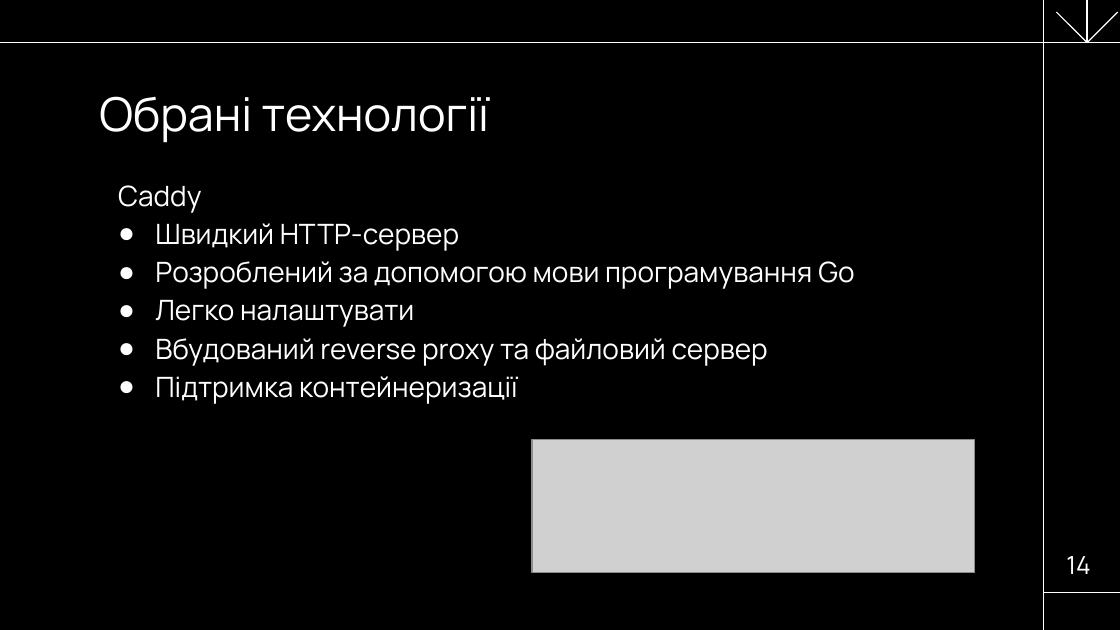
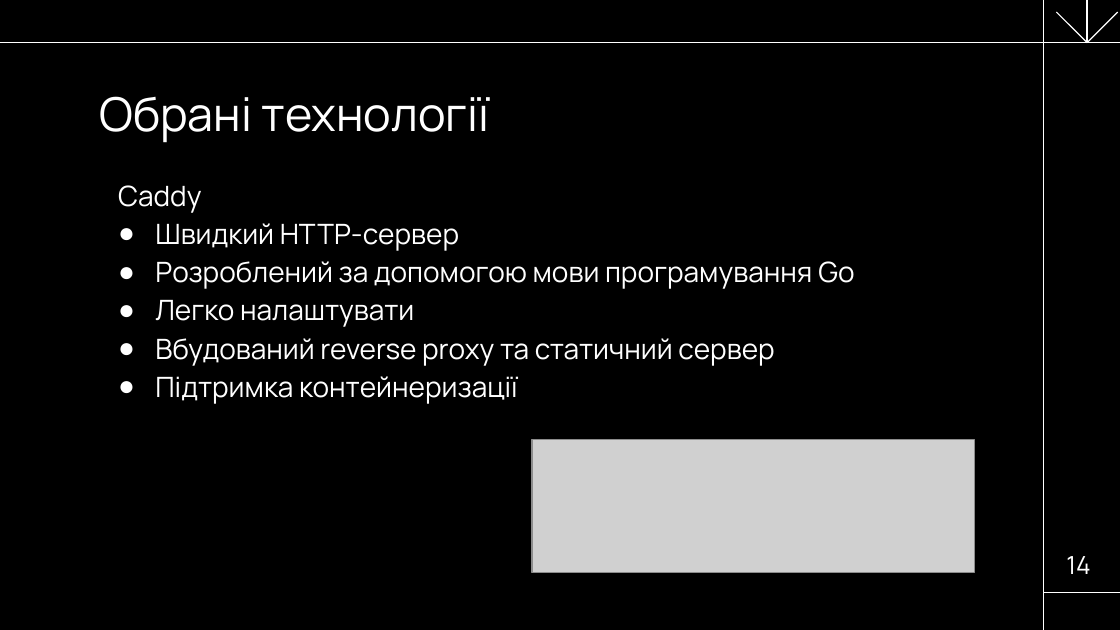
Before and after one commit to NureButsulinIhor/2025_B_PI_PZPI-21-2_Butsulin_I_O, a slide deck: slide 14 of 2025_Б_ПІ_ПЗПІ_21_2_Буцулін_І_О.pptx. Drawn at 1120x630 pixels with LibreOffice and Linux fonts; fonts in the diff are those of the drawing; grey boxes stand for pictures. Boxes give left, top, right and bottom in pixels: in the first picture for what was removed or moved away, otherwise in the second. Text is boxed around its words. In the diff, an @@ line names an element or a change of style, - is before the commit and + after.

```diff
--- a/2025_Б_ПІ_ПЗПІ_21_2_Буцулін_І_О.pptx
+++ b/2025_Б_ПІ_ПЗПІ_21_2_Буцулін_І_О.pptx
@@ text at bbox=[155, 338, 774, 366]: text changed @@
-● Вбудований reverse proxy та файловий сервер
+● Вбудований reverse proxy та статичний сервер
```
Also in this commit, not shown: 12 other slides changed.
